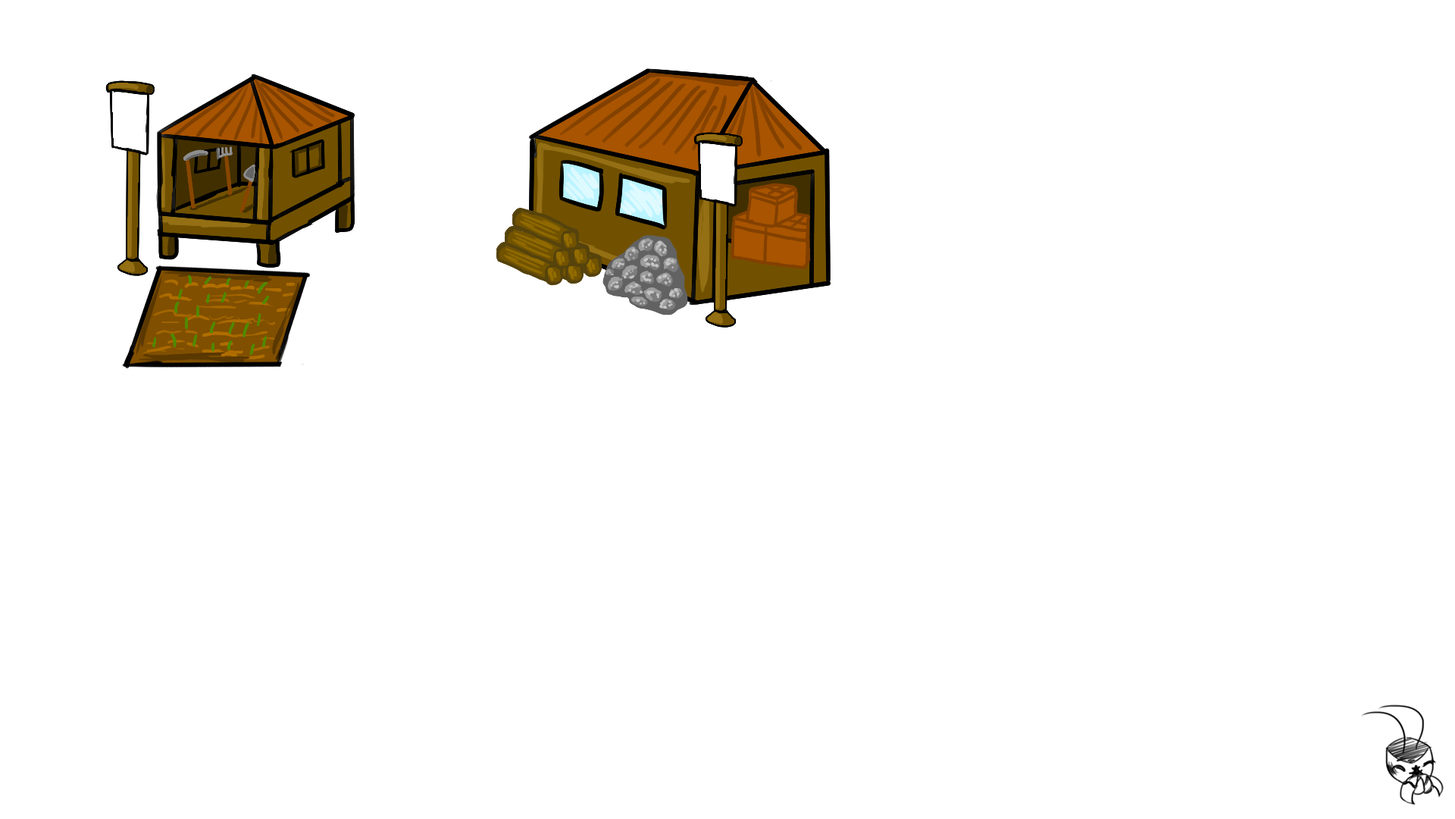
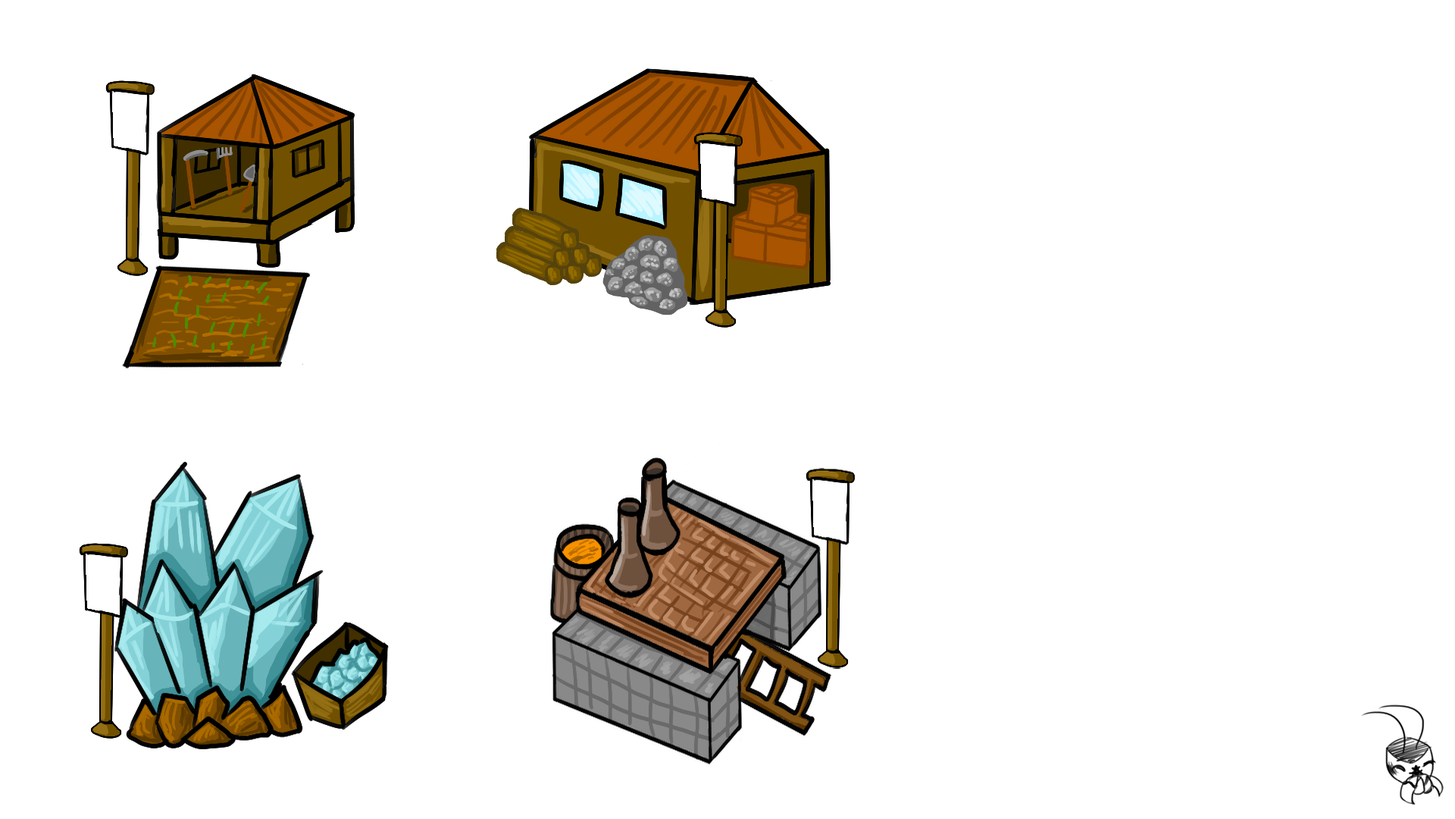
The second 1455×819 image is a revision of the first. Changes to its layers:
added group "metal mine" with 3 layers in group "resources buildings" over left=549, top=442, right=856, bottom=768
added layer "flag" (1st of 4, in "resources buildings" › "metal mine") in group "metal mine" over left=770, top=467, right=856, bottom=702
added layer "sketch" (1st of 4, in "resources buildings" › "metal mine") in group "metal mine" over left=549, top=442, right=856, bottom=768
added layer "color" (1st of 4, in "resources buildings" › "metal mine") in group "metal mine" over left=549, top=442, right=856, bottom=768
added group "crystal growth" with 3 layers in group "resources buildings" over left=78, top=461, right=392, bottom=749
added layer "flag" (2nd of 4, in "resources buildings" › "crystal growth") in group "crystal growth" over left=78, top=507, right=189, bottom=749
added layer "sketch" (2nd of 4, in "resources buildings" › "crystal growth") in group "crystal growth" over left=78, top=461, right=392, bottom=749
added layer "color" (2nd of 4, in "resources buildings" › "crystal growth") in group "crystal growth" over left=78, top=461, right=392, bottom=749
